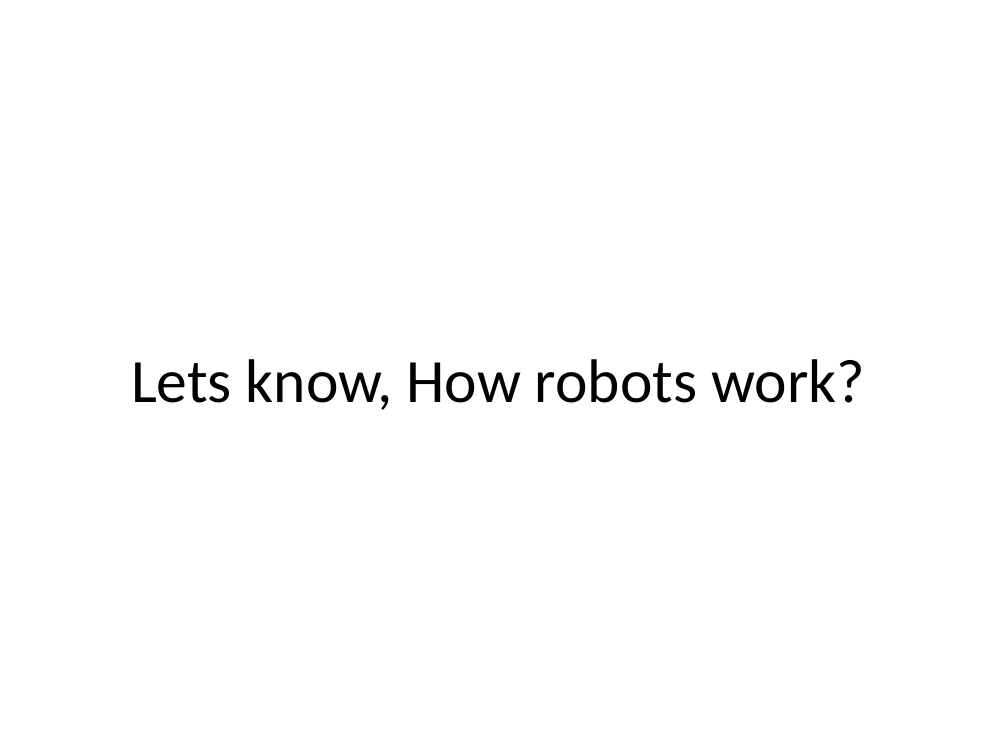
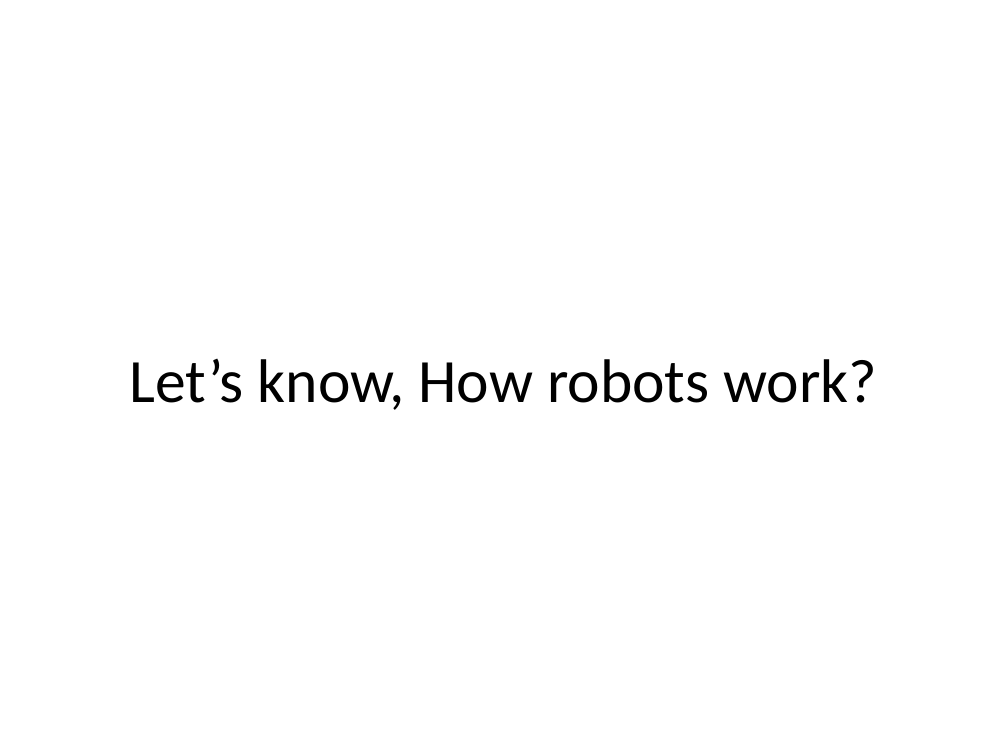
Before and after one commit to UK-Roy/cse461, a slide deck: slide 32 of slides/Introduction to Robotics-lec2.pptx (slide 23 before the commit). Drawn at 1008x756 pixels with LibreOffice and Linux fonts; fonts in the diff are those of the drawing. Boxes give left, top, right and bottom in pixels: in the first picture for what was removed or moved away, otherwise in the second. Text is boxed around its words. In the diff, an @@ line names an element or a change of style, - is before the commit and + after.

```diff
--- a/slides/Introduction to Robotics-lec2.pptx
+++ b/slides/Introduction to Robotics-lec2.pptx
@@ title at (129,359,877,410): text changed @@
-Lets know, How robots work?
+Let’s know, How robots work?
```
Also in this commit, not shown: 13 other slides changed, 15 slides added, 6 slides removed, 7 other files.
